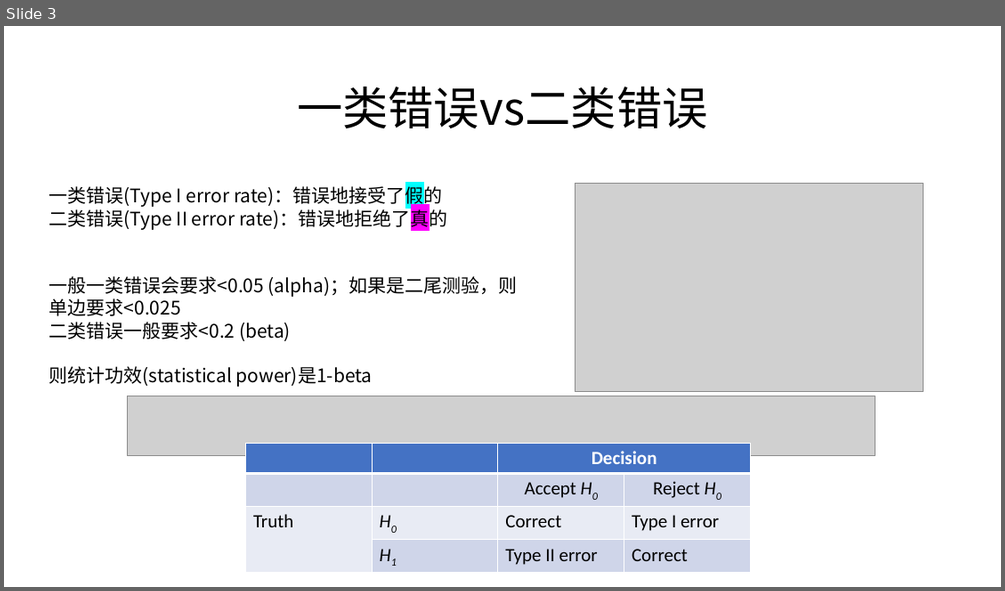
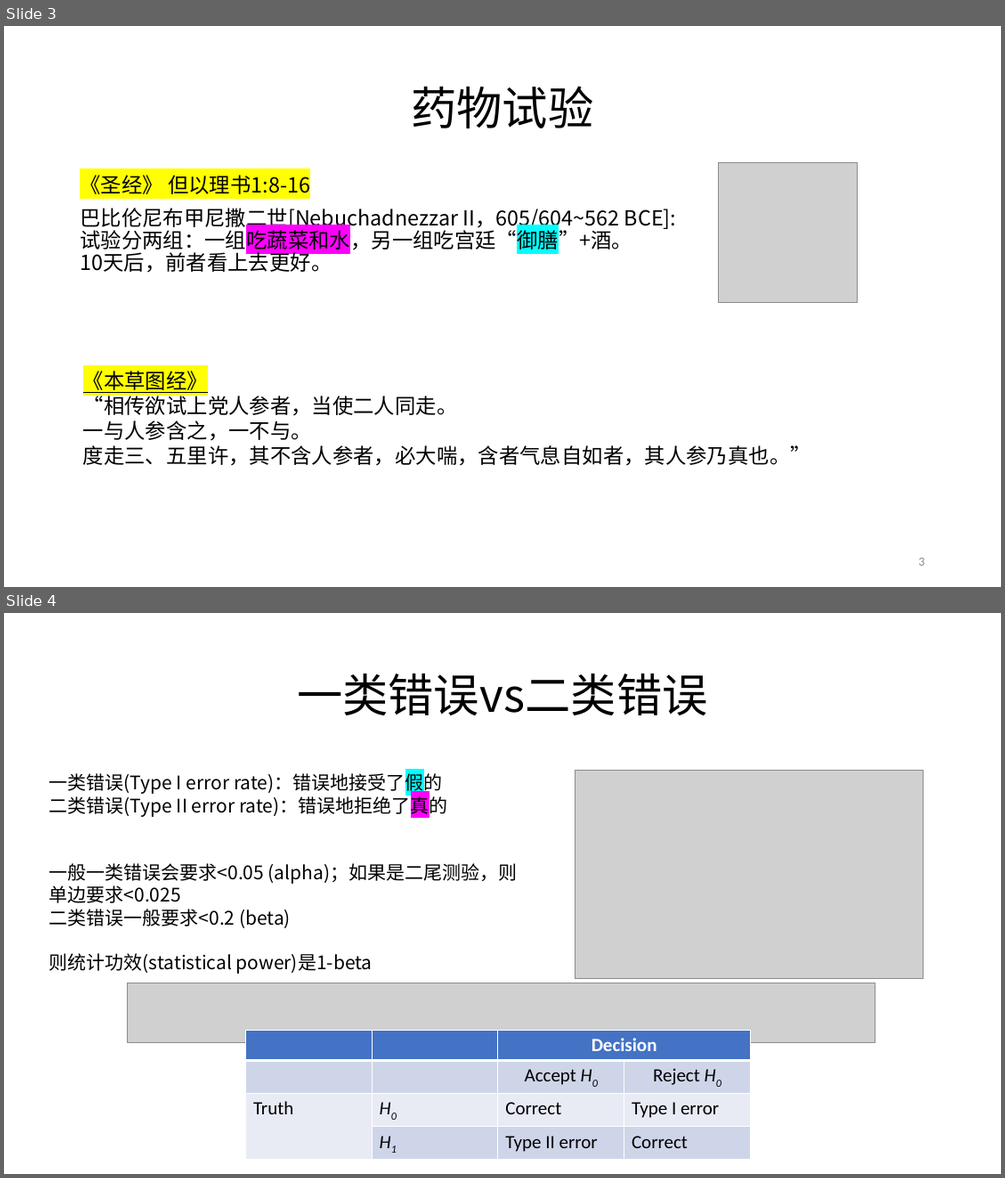
Before and after one commit to gc5k/Notes, a slide deck: Teach/ppt/HZMed_pw.pptx. Shown one above the other, each under a label of ours: slide 3 before the commit, slides 3 and 4 after it. The pictures are 1005x591 and 1005x1178 pixels, drawn with LibreOffice and Linux fonts; fonts in the diff are those of the drawing; grey boxes stand for pictures. Boxes give left, top, right and bottom in pixels: in the first picture for what was removed or moved away, otherwise in the second. Text is boxed around its words. In the diff, an @@ line names an element or a change of style, - is before the commit and + after.

```diff
--- a/Teach/ppt/HZMed_pw.pptx
+++ b/Teach/ppt/HZMed_pw.pptx
@@ slide 3 added at [4,26,1001,587], background #FFFFFF @@
@@ title added at [411,86,593,128], 44 pt, text #000000 @@
+药物试验
@@ text added at [80,175,676,273], 20 pt, text #000000 @@
+《圣经》 但以理书1:8-16
+巴比伦尼布甲尼撒二世[Nebuchadnezzar II，605/604~562 BCE]:
+试验分两组：一组吃蔬菜和水，另一组吃宫廷“御膳”+酒。
+10天后，前者看上去更好。
@@ picture added at [718,162,858,303] @@
@@ text added at [83,370,811,466], 20 pt, text #000000 @@
+《本草图经》
+“相传欲试上党人参者，当使二人同走。
+一与人参含之，一不与。
+度走三、五里许，其不含人参者，必大喘，含者气息自如者，其人参乃真也。”
@@ page number added at [918,557,924,565], 12 pt, text #8C8C8C @@
+3
@@ what was slide 3 is now slide 4 @@
```
Also in this commit, not shown: 2 slides changed, 8 other slides added, 3 slides removed, 6 other files.
